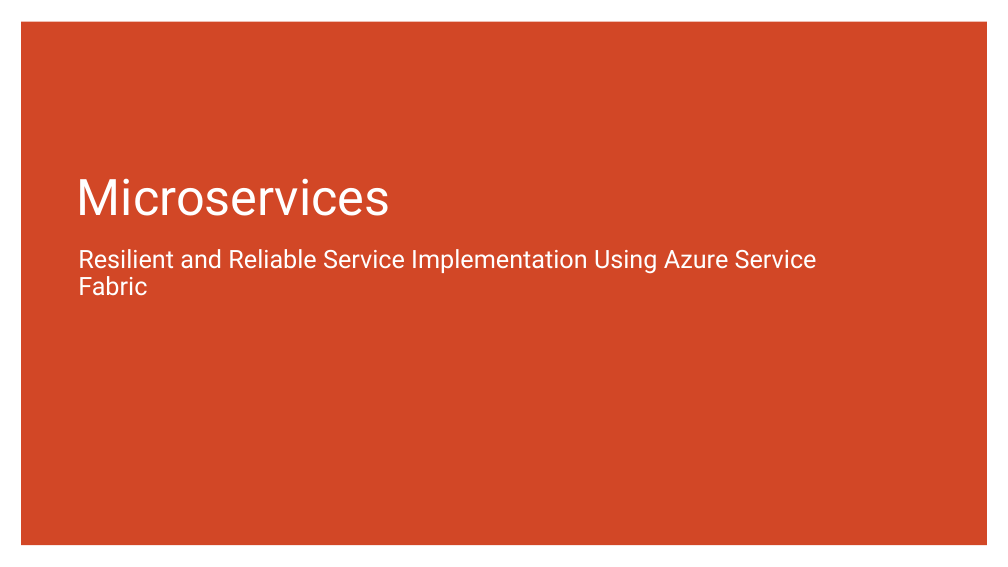
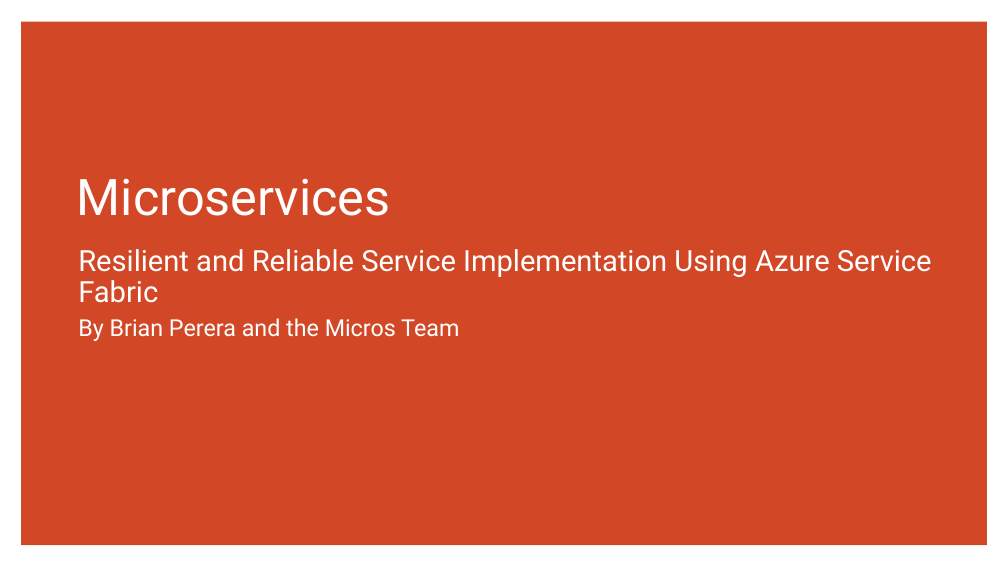
Before and after one commit to brianperera/EasyMaintain, a slide deck: slide 1 of Documents/MicroServices.pptx. Drawn at 1008x567 pixels with LibreOffice and Linux fonts; fonts in the diff are those of the drawing. Boxes give left, top, right and bottom in pixels: in the first picture for what was removed or moved away, otherwise in the second. Text is boxed around its words. In the diff, an @@ line names an element or a change of style, - is before the commit and + after.

```diff
--- a/Documents/MicroServices.pptx
+++ b/Documents/MicroServices.pptx
@@ subtitle at (78,249,932,303): size 24 to 27.8 pt in "Resilient and Reliable Service Implementation Using Azure ..."; more space between paragraphs @@
@@ subtitle at (78,318,459,341): paragraph added @@
+By Brian Perera and the Micros Team
```
Also in this commit, not shown: 3 other slides changed, 19 slides added.
